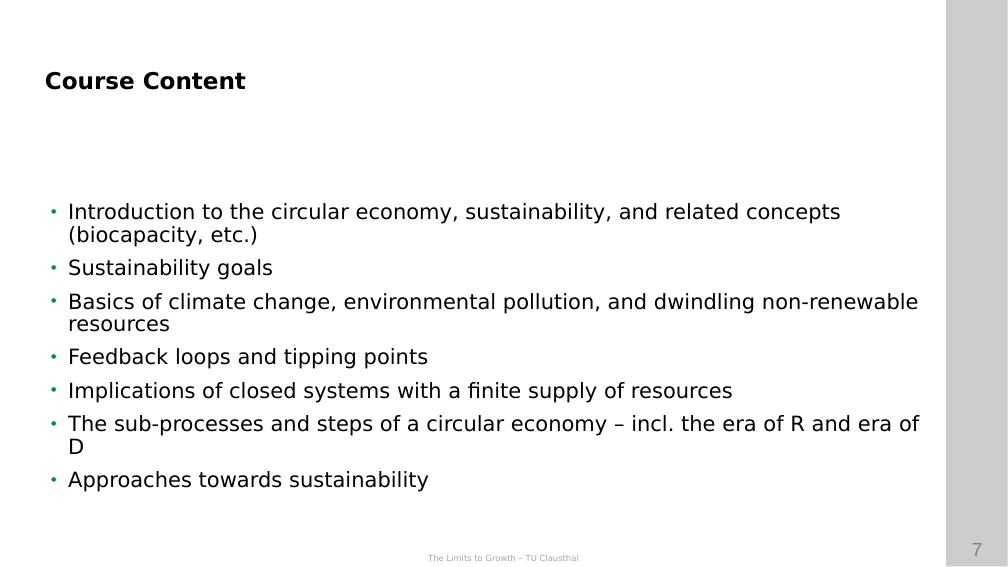
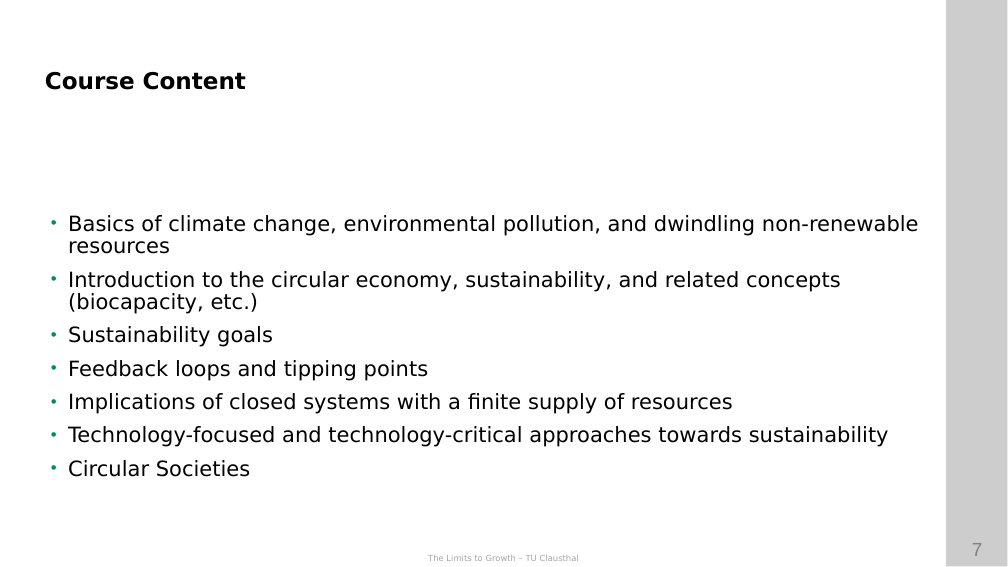
Before and after one commit to ETCE-LAB/teaching-material, a slide deck: slide 7 of The-Limits-to-Growth/LTG-L00-Organization.pptx. Drawn at 1008x567 pixels with LibreOffice and Linux fonts; fonts in the diff are those of the drawing; background and template pictures are left out. Boxes give left, top, right and bottom in pixels: in the first picture for what was removed or moved away, otherwise in the second. Text is boxed around its words. In the diff, an @@ line names an element or a change of style, - is before the commit and + after.

```diff
--- a/The-Limits-to-Growth/LTG-L00-Organization.pptx
+++ b/The-Limits-to-Growth/LTG-L00-Organization.pptx
@@ text at (68,215,919,254): paragraph added @@
+• Basics of climate change, environmental pollution, and dwindling non-renewable resources
@@ text at (68,293,919,332): paragraph removed @@
-• Basics of climate change, environmental pollution, and dwindling non-renewable resources
@@ text at (68,426,889,477): text changed @@
-• The sub-processes and steps of a circular economy – incl. the era of R and era of D
-• Approaches towards sustainability
+• Technology-focused and technology-critical approaches towards sustainability
+• Circular Societies
```
Also in this commit, not shown: 1 other slide changed, 4 other files.
